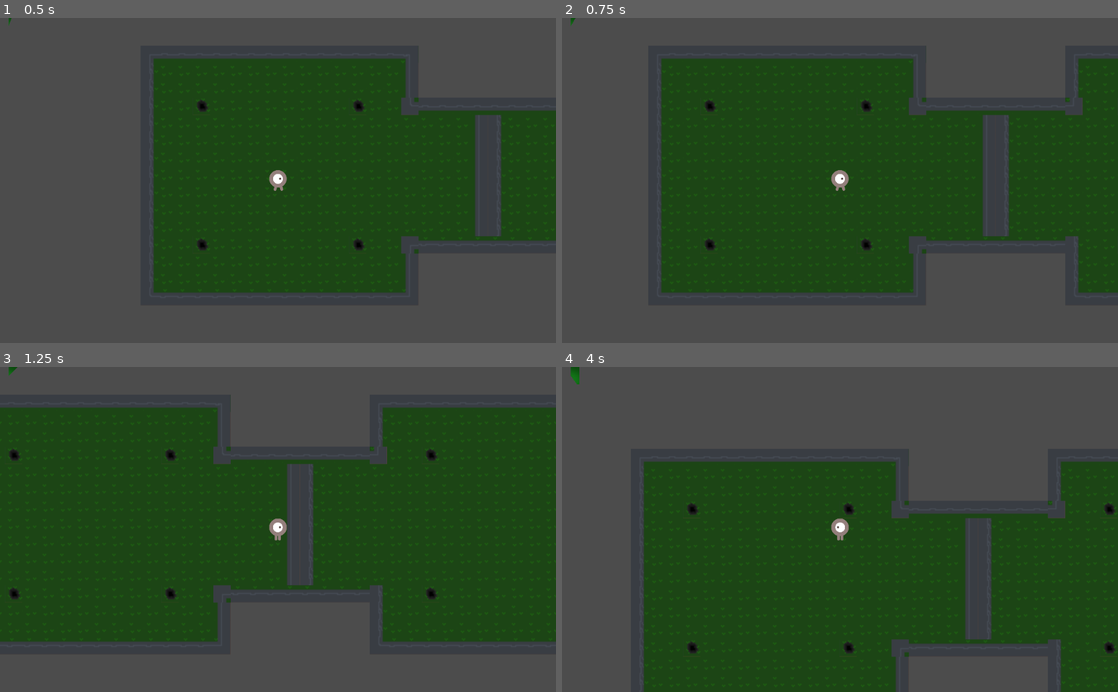
Above: before the commit, frames 1-4 (two rows, left to right).
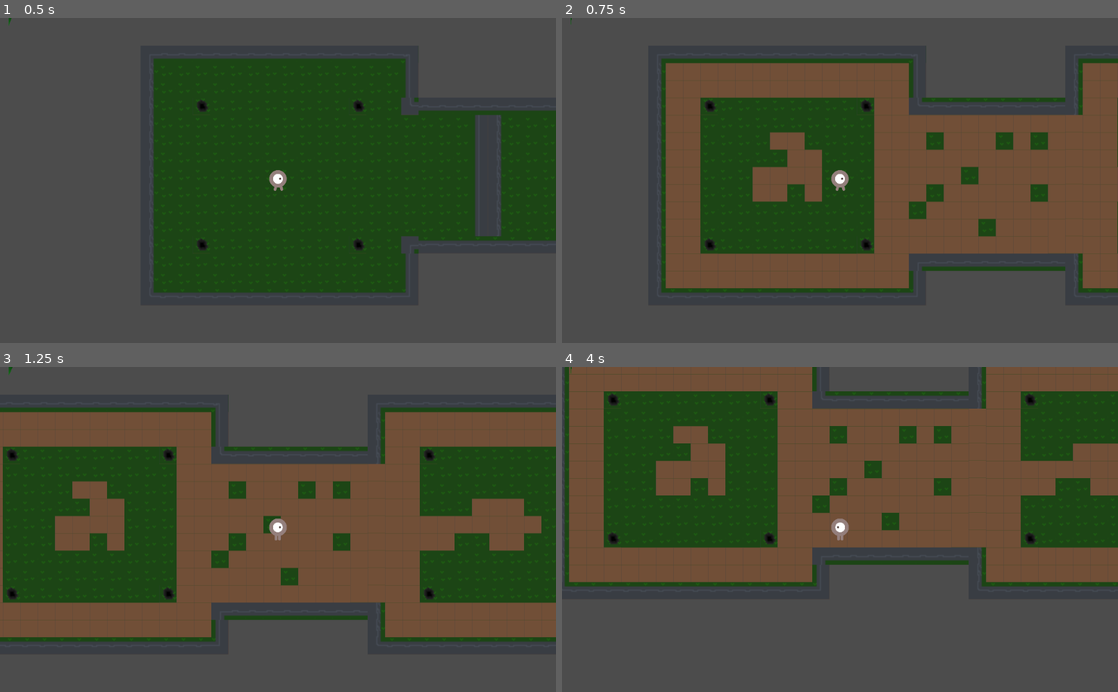
Above: after the commit, the same moments.

Repository: FiBe4000/Gamejam2022
Game: Godot game, scene res://src/Main.tscn
Two runs of this game, one before a commit and one after it. Both use one fixed random seed, a clock stepped at 60 frames per second and the inputs below.
Inputs:
- Up to frame 1 (0.5 s): no input
- Up to frame 2 (0.75 s): tap Enter at 0.5 s; hold D (move_right) from 0.53 s (still down); hold Q (force_world_timeout, bound only after the commit) from 0.53 s (still down)
- Up to frame 3 (1.25 s): keep holding D (move_right); keep holding Q (force_world_timeout, bound only after the commit)
- Up to frame 4 (4 s): release D (move_right) at 1.28 s; release Q (force_world_timeout, bound only after the commit) at 1.28 s; hold S (move_down) 1.28-2.03 s; tap Down (aim_down) at 1.35 s; tap Q (force_world_timeout, bound only after the commit) every 0.75 s from 1.55 to 3.8 s; tap Space (shoot) at 2 s; hold D (move_right) 2.03-2.78 s; hold Left (aim_left) 2.03-2.78 s; tap Enter at 2.75 s; hold W (move_up) 2.78-3.53 s; tap Right (aim_right) at 2.85 s; hold A (move_left) from 3.53 s (still down); hold Up (aim_up) from 3.53 s (still down)

Frame 1 is identical in both runs. In frame 2, 35% of the frame differs, in the area x 1-100%, y 0-84%; in frame 3, 39%; in frame 4, 76%, in the area x 0-100%, y 0-100%.

Commit message:
Add hotkey (Q) to force world switch timeout

Diff:
--- a/project.godot
+++ b/project.godot
@@ -90,6 +90,11 @@
 "events": [ Object(InputEventKey,"resource_local_to_scene":false,"resource_name":"","device":0,"alt":false,"shift":false,"control":false,"meta":false,"command":false,"pressed":false,"scancode":0,"physical_scancode":16777217,"unicode":0,"echo":false,"script":null)
  ]
 }
+force_world_timeout={
+"deadzone": 0.5,
+"events": [ Object(InputEventKey,"resource_local_to_scene":false,"resource_name":"","device":0,"alt":false,"shift":false,"control":false,"meta":false,"command":false,"pressed":false,"scancode":0,"physical_scancode":81,"unicode":0,"echo":false,"script":null)
+ ]
+}
 
 [physics]
 
--- a/src/Map.gd
+++ b/src/Map.gd
@@ -32,6 +32,12 @@
     tileMap.collision_layer = 0
     tileMap.collision_mask  = 0
 
+func _input(event):
+   # This event resets the world switch timer, and we manually trigger the world
+   # switch here.
+   if event.is_action_pressed("force_world_timeout"):
+    self._on_WorldSwitchTimer_timeout()
+
 func _on_WorldSwitchTimer_timeout():
   activeWorld = (activeWorld + 1) % worlds.size()
   self._set_visibility()
--- a/src/progressbar.gd
+++ b/src/progressbar.gd
@@ -26,6 +26,12 @@
     self.currentTime = 0.0
   self.value = (self.currentTime / self.maxTime) * 100.0
 
+func _input(event):
+   # This event resets the world switch timer, and we manually trigger the world
+   # switch here.
+   if event.is_action_pressed("force_world_timeout"):
+    self._on_WorldSwitchTimer_timeout()
+
 func _on_WorldSwitchTimer_timeout():
   # Sync the progress bar to the world switch timer
   self.currentTime = 0.0
